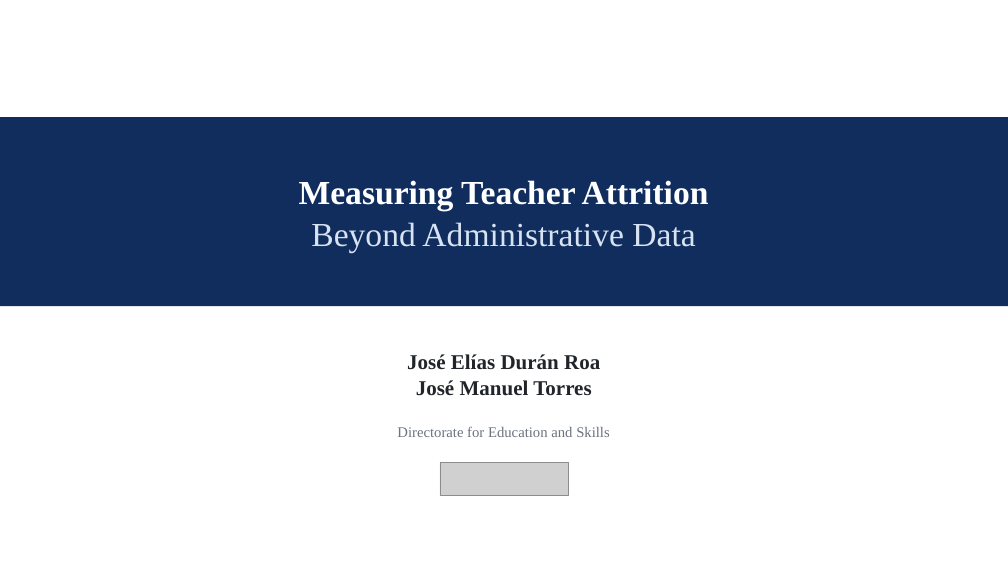
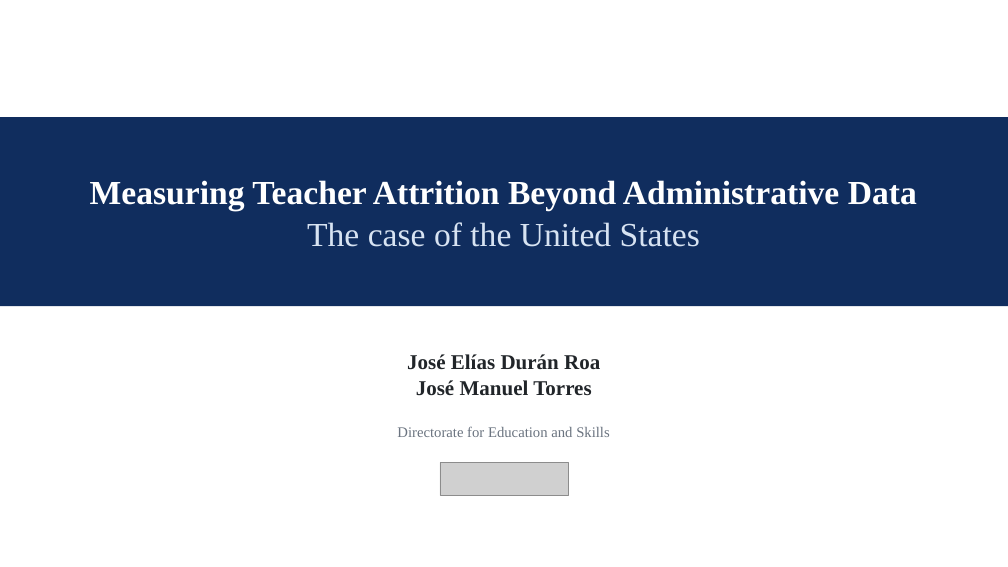
Before and after one commit to jedr1-ship-it/Alternative-Pathways----Quant, a slide deck: slide 1 of report/data_cluster/Proyect_US_policy.pptx. Drawn at 1008x567 pixels with LibreOffice and Linux fonts; fonts in the diff are those of the drawing; grey boxes stand for pictures. Boxes give left, top, right and bottom in pixels: in the first picture for what was removed or moved away, otherwise in the second. Text is boxed around its words. In the diff, an @@ line names an element or a change of style, - is before the commit and + after.

```diff
--- a/report/data_cluster/Proyect_US_policy.pptx
+++ b/report/data_cluster/Proyect_US_policy.pptx
@@ text at (90, 180, 917, 247): text changed @@
-Measuring Teacher Attrition
-Beyond Administrative Data
+Measuring Teacher Attrition Beyond Administrative Data
+The case of the United States
```
Also in this commit, not shown: 10 other slides changed, 5 slides removed, 1 other file.
